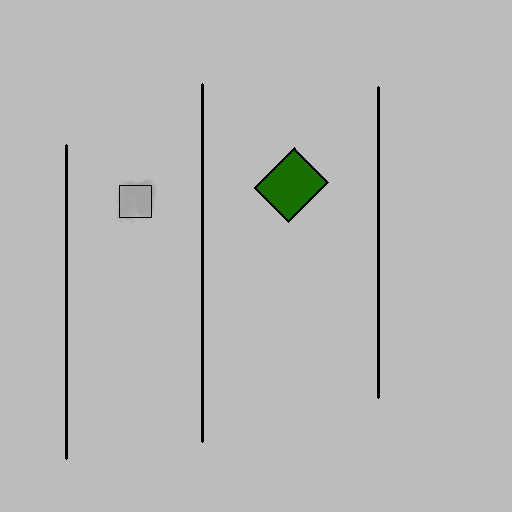
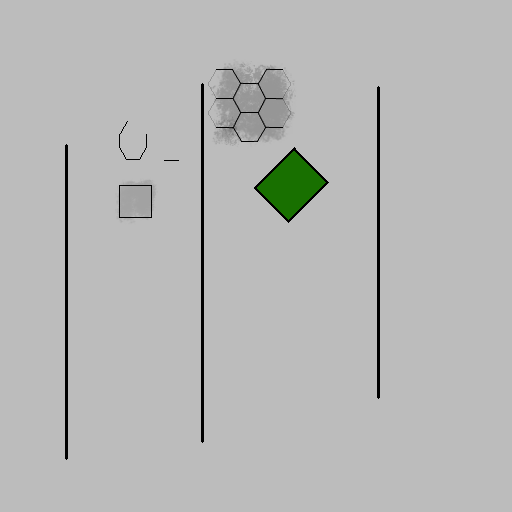
Layers edited between the first and the second 512 × 512 image:
added layer "Layer #2" above "Layer #1" over [209, 59, 296, 147]
added layer "Layer #1" above "Layer" over [216, 68, 283, 142]
added layer "Layer" above "Background" over [119, 69, 291, 161]
